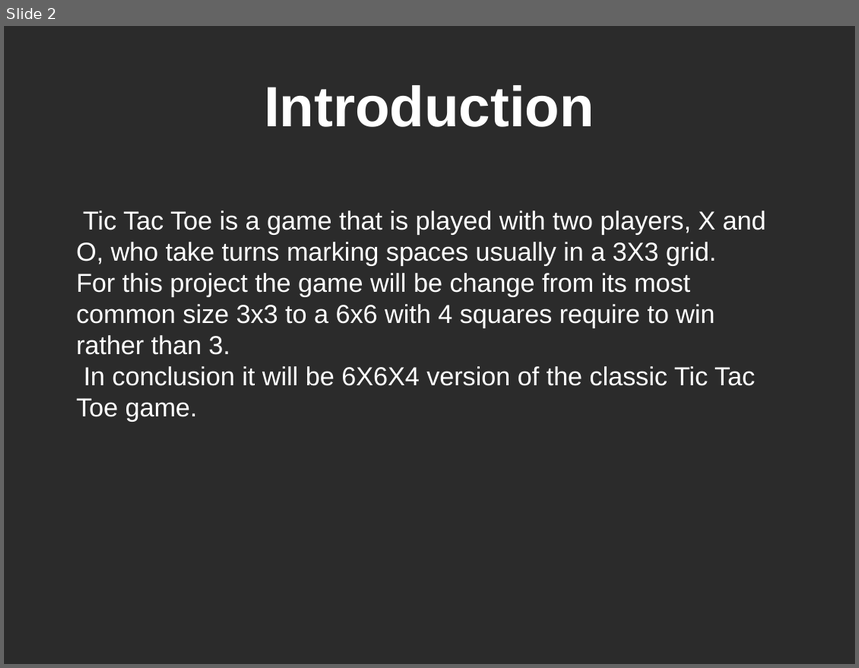
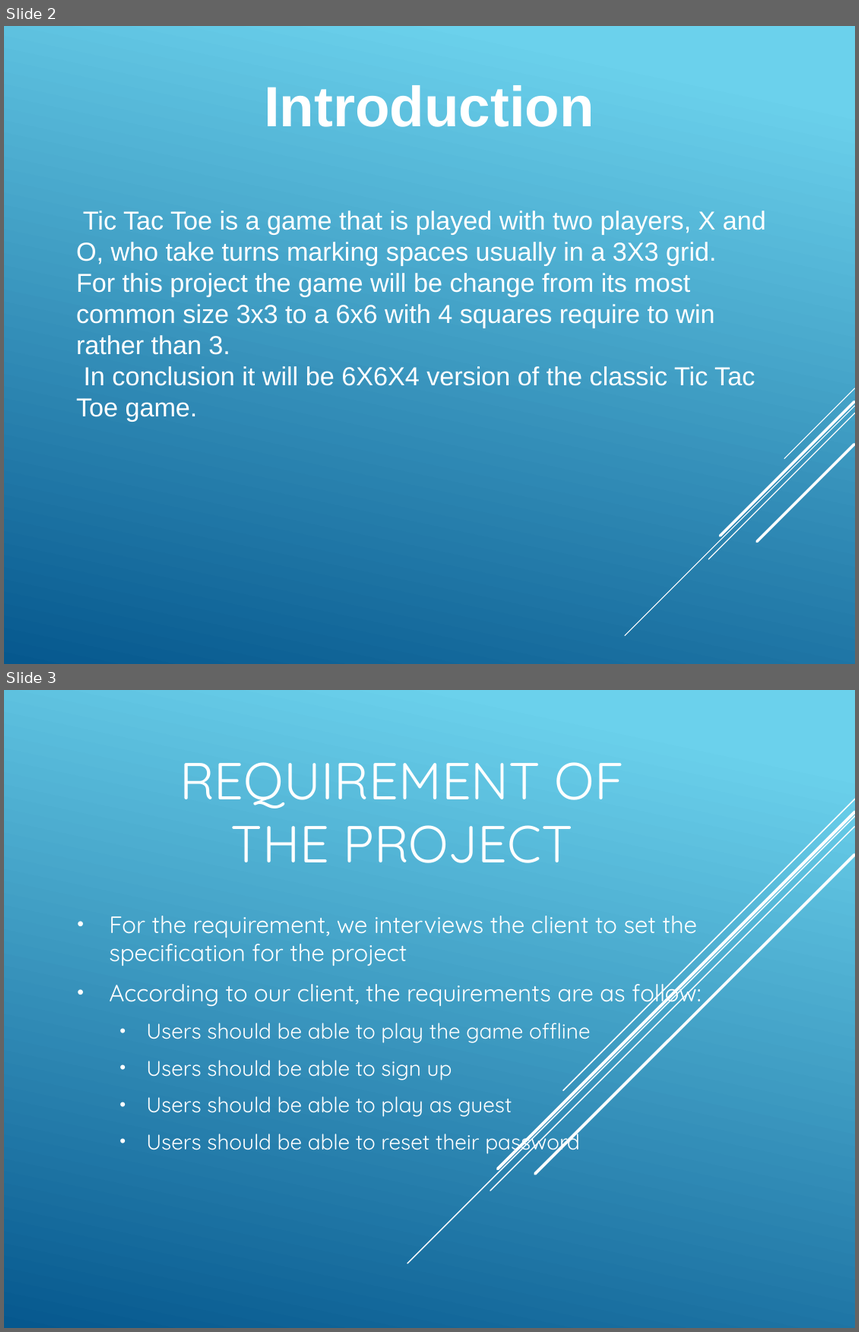
Before and after one commit to Amatarasu/A-Team, a slide deck: Power Point Presentation-bk.pptx. Shown one above the other, each under a label of ours: slide 2 before the commit, slides 2 and 3 after it. The pictures are 859x668 and 859x1332 pixels, drawn with LibreOffice and Linux fonts; fonts in the diff are those of the drawing; background and template pictures are left out; a plain dark background stands for a picture behind light text. Boxes give left, top, right and bottom in pixels: in the first picture for what was removed or moved away, otherwise in the second. Text is boxed around its words. In the diff, an @@ line names an element or a change of style, - is before the commit and + after.

```diff
--- a/Power Point Presentation-bk.pptx
+++ b/Power Point Presentation-bk.pptx
@@ slide 3 added at (4, 690, 855, 1328), background gradient #6ED2EB to #06588E @@
@@ title added at (180, 762, 624, 863), 44 pt, text #FFFFFF @@
+REQUIREMENT OF THE PROJECT
@@ group added at (408, 799, 855, 1264): 5 lines @@
@@ subtitle added at (109, 916, 701, 1156), 18 pt, text #FFFFFF @@
+• For the requirement, we interviews the client to set the specification for the project
+• According to our client, the requirements are as follow:
+  • Users should be able to play the game offline
+  • Users should be able to sign up
+  • Users should be able to play as guest
+  • Users should be able to reset their password
@@ slide 2 changed as well @@
@@ background picture (left out) to gradient #6ED2EB to #06588E @@
@@ group added at (626, 389, 855, 636): 5 lines @@
```
Also in this commit, not shown: 2 other slides changed, 9 other slides added, 6 slides removed, 5 other files.
